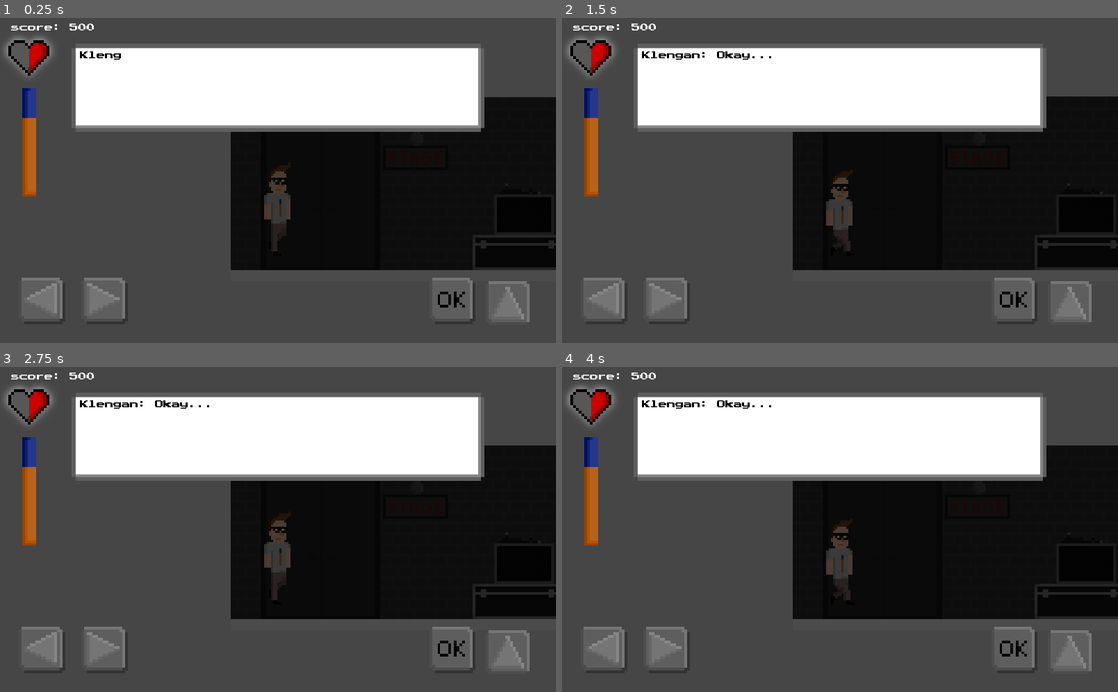
Above: before the commit, frames 1-4 (two rows, left to right).
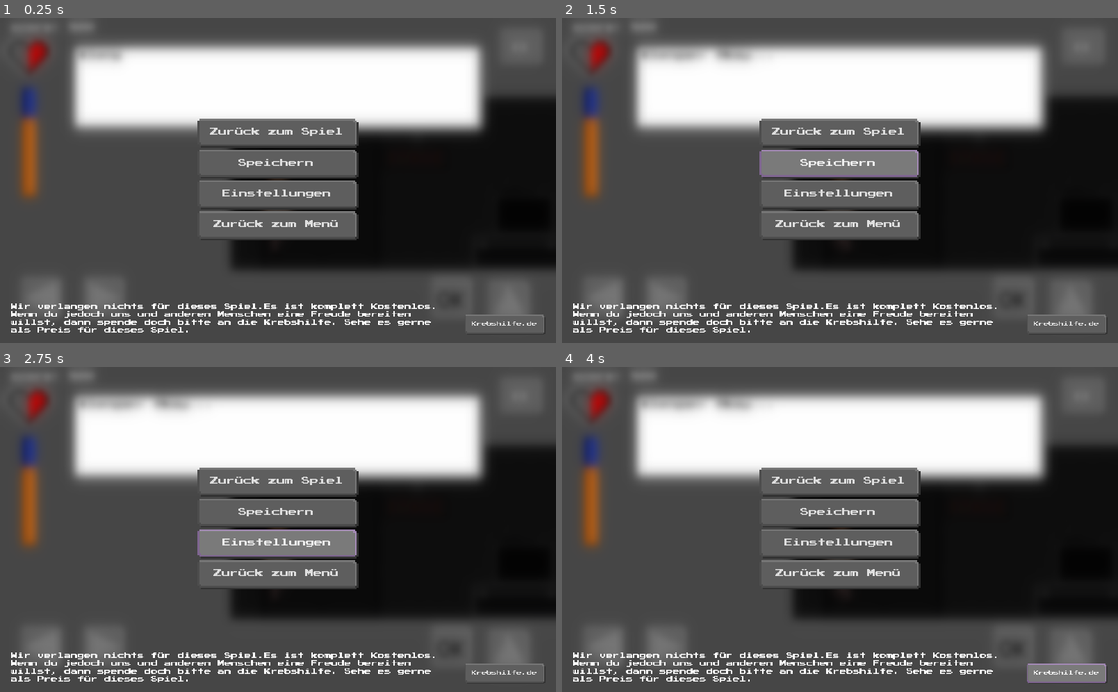
Above: after the commit, the same moments.

Repository: klenganthegame/KlenganTheGame
Game: Godot game, scene res://level/1/Level1.tscn
Same seed, same stepped clock (60 frames per second), same inputs: the game is played once before the commit and once after it.
Inputs (mouse positions are in pixels of both pictures, inside the frame that each line leads up to):
- Up to frame 1 (0.25 s): no input
- Up to frame 2 (1.5 s): click (1084, 50) at 0.5 s, where only the run after the commit has a clickable "||"; click (840, 164) at 1.25 s, where only the run after the commit has a clickable "Speichern"
- Up to frame 3 (2.75 s): click (278, 542) at 2 s, where only the run after the commit has a clickable "Einstellungen"
- Up to frame 4 (4 s): click (840, 575) at 2.75 s, where only the run after the commit has a clickable "Zurück zum Menü"; click (1067, 672) at 3.5 s, where only the run after the commit has a clickable "Krebshilfe.de"

The runs differ from the first frame. In frame 1, 19% of the frame differs, in the area x 1-100%, y 0-98%; in frame 2, 20%; in frame 3, 20%; in frame 4, 20%.

Commit message:
pausemenu and blur.shader

Diff:
--- /dev/null
+++ b/objects/player/CanvasLayer.gd
@@ -0,0 +1,14 @@
+extends CanvasLayer
+
+func _ready():
+	pass
+
+
+func _on_Pause_pressed():
+	$PauseMenu.play("in")
+	pass # Replace with function body.
+
+
+func _on_Back_pressed():
+	$PauseMenu.play("out")
+	pass # Replace with function body.
--- a/objects/player/Klengan.gd
+++ b/objects/player/Klengan.gd
@@ -28,8 +28,8 @@
 
 	spawn = transform.get_origin()
 
-	$CanvasLayer/Health.max_value = max_life
-	$CanvasLayer/Health.value = actual_life
+	$CanvasLayer/UI/Health.max_value = max_life
+	$CanvasLayer/UI/Health.value = actual_life
 
 func _process(delta):
 
@@ -37,7 +37,7 @@
 		get_tree().change_scene("res://scenes/GameOver.tscn")
 		pass
 
-	$CanvasLayer/Health.value = actual_life
+	$CanvasLayer/UI/Health.value = actual_life
 
 	can_move = !$CanvasLayer/DialogueBox.block_walk
 	if transform.origin.y > spawn.y + 1000 && !is_on_floor():
@@ -120,4 +120,4 @@
 	emit_signal("dialogue_exit")
 
 func change_score_in_ui(score : int):
-	$CanvasLayer/ScoreLabel.text = "score: " + str(score)
+	$CanvasLayer/UI/ScoreLabel.text = "score: " + str(score)
--- a/objects/player/Klengan.tscn
+++ b/objects/player/Klengan.tscn
@@ -11,24 +11,27 @@
 [ext_resource path="res://resources/sprites/klengan/walkcycle/walk_08.png" type="Texture" id=9]
 [ext_resource path="res://resources/sprites/klengan/walkcycle/walk_09.png" type="Texture" id=10]
 [ext_resource path="res://resources/sprites/klengan/walkcycle/walk_00.png" type="Texture" id=11]
-[ext_resource path="res://resources/mobilebuttons/original/JumpPressed.png" type="Texture" id=12]
-[ext_resource path="res://resources/mobilebuttons/original/EnterUnpressed.png" type="Texture" id=13]
-[ext_resource path="res://resources/mobilebuttons/original/EnterPressed.png" type="Texture" id=14]
-[ext_resource path="res://resources/mobilebuttons/original/RightUnpressed.png" type="Texture" id=15]
-[ext_resource path="res://resources/mobilebuttons/original/RightPressed.png" type="Texture" id=16]
-[ext_resource path="res://resources/mobilebuttons/original/LeftUnpressed.png" type="Texture" id=17]
-[ext_resource path="res://resources/mobilebuttons/original/LeftPressed.png" type="Texture" id=18]
-[ext_resource path="res://resources/sprites/ui/dialoguebox.png" type="Texture" id=19]
-[ext_resource path="res://addons/adbox/DialogueBox.gd" type="Script" id=20]
-[ext_resource path="res://resources/audio/text_beep.wav" type="AudioStream" id=21]
-[ext_resource path="res://resources/font/PressStart2P.ttf" type="DynamicFontData" id=22]
-[ext_resource path="res://sprites/test/heart_empty.png" type="Texture" id=23]
-[ext_resource path="res://sprites/test/heart_outline.png" type="Texture" id=24]
-[ext_resource path="res://sprites/test/heart_full.png" type="Texture" id=25]
-[ext_resource path="res://sprites/test/heart_light.png" type="Texture" id=26]
-[ext_resource path="res://sprites/test/stabilodash.png" type="Texture" id=27]
-[ext_resource path="res://sprites/test/stabilodash_full.png" type="Texture" id=28]
-[ext_resource path="res://resources/ktg_theme.tres" type="Theme" id=29]
+[ext_resource path="res://objects/player/CanvasLayer.gd" type="Script" id=12]
+[ext_resource path="res://resources/mobilebuttons/original/JumpPressed.png" type="Texture" id=13]
+[ext_resource path="res://resources/mobilebuttons/original/EnterUnpressed.png" type="Texture" id=14]
+[ext_resource path="res://resources/mobilebuttons/original/EnterPressed.png" type="Texture" id=15]
+[ext_resource path="res://resources/mobilebuttons/original/RightUnpressed.png" type="Texture" id=16]
+[ext_resource path="res://resources/mobilebuttons/original/RightPressed.png" type="Texture" id=17]
+[ext_resource path="res://resources/mobilebuttons/original/LeftUnpressed.png" type="Texture" id=18]
+[ext_resource path="res://resources/mobilebuttons/original/LeftPressed.png" type="Texture" id=19]
+[ext_resource path="res://resources/sprites/ui/dialoguebox.png" type="Texture" id=20]
+[ext_resource path="res://addons/adbox/DialogueBox.gd" type="Script" id=21]
+[ext_resource path="res://resources/audio/text_beep.wav" type="AudioStream" id=22]
+[ext_resource path="res://resources/font/PressStart2P.ttf" type="DynamicFontData" id=23]
+[ext_resource path="res://resources/ktg_theme.tres" type="Theme" id=24]
+[ext_resource path="res://sprites/test/heart_empty.png" type="Texture" id=25]
+[ext_resource path="res://sprites/test/heart_outline.png" type="Texture" id=26]
+[ext_resource path="res://sprites/test/heart_full.png" type="Texture" id=27]
+[ext_resource path="res://sprites/test/heart_light.png" type="Texture" id=28]
+[ext_resource path="res://sprites/test/stabilodash.png" type="Texture" id=29]
+[ext_resource path="res://sprites/test/stabilodash_full.png" type="Texture" id=30]
+[ext_resource path="res://resources/shader/blur.shader" type="Shader" id=31]
+[ext_resource path="res://resources/shader/white.png" type="Texture" id=32]
 
 [sub_resource type="SpriteFrames" id=1]
 animations = [ {
@@ -50,7 +53,71 @@
 extents = Vector2( 34.3377, 6.71835 )
 
 [sub_resource type="DynamicFont" id=4]
-font_data = ExtResource( 22 )
+font_data = ExtResource( 23 )
+
+[sub_resource type="Animation" id=5]
+resource_name = "in"
+length = 0.3
+tracks/0/type = "value"
+tracks/0/path = NodePath("Pause:modulate")
+tracks/0/interp = 1
+tracks/0/loop_wrap = true
+tracks/0/imported = false
+tracks/0/enabled = true
+tracks/0/keys = {
+"times": PoolRealArray( 0, 0.2 ),
+"transitions": PoolRealArray( 1, 1 ),
+"update": 0,
+"values": [ Color( 1, 1, 1, 0 ), Color( 1, 1, 1, 1 ) ]
+}
+tracks/1/type = "method"
+tracks/1/path = NodePath("Pause")
+tracks/1/interp = 1
+tracks/1/loop_wrap = true
+tracks/1/imported = false
+tracks/1/enabled = true
+tracks/1/keys = {
+"times": PoolRealArray( 0 ),
+"transitions": PoolRealArray( 1 ),
+"values": [ {
+"args": [  ],
+"method": "show"
+} ]
+}
+
+[sub_resource type="Animation" id=6]
+resource_name = "out"
+length = 0.3
+tracks/0/type = "value"
+tracks/0/path = NodePath("Pause:modulate")
+tracks/0/interp = 1
+tracks/0/loop_wrap = true
+tracks/0/imported = false
+tracks/0/enabled = true
+tracks/0/keys = {
+"times": PoolRealArray( 0, 0.2 ),
+"transitions": PoolRealArray( 1, 1 ),
+"update": 0,
+"values": [ Color( 1, 1, 1, 1 ), Color( 1, 1, 1, 0 ) ]
+}
+tracks/1/type = "method"
+tracks/1/path = NodePath("Pause")
+tracks/1/interp = 1
+tracks/1/loop_wrap = true
+tracks/1/imported = false
+tracks/1/enabled = true
+tracks/1/keys = {
+"times": PoolRealArray( 0.2 ),
+"transitions": PoolRealArray( 1 ),
+"values": [ {
+"args": [  ],
+"method": "hide"
+} ]
+}
+
+[sub_resource type="ShaderMaterial" id=7]
+shader = ExtResource( 31 )
+shader_param/amount = 2.647
 
 [node name="Klengan" type="KinematicBody2D"]
 script = ExtResource( 1 )
@@ -60,7 +127,7 @@
 scale = Vector2( 4, 4 )
 frames = SubResource( 1 )
 animation = "walk"
-frame = 2
+frame = 3
 playing = true
 
 [node name="Camera2D" type="Camera2D" parent="."]
@@ -80,33 +147,34 @@
 shape = SubResource( 3 )
 
 [node name="CanvasLayer" type="CanvasLayer" parent="."]
+script = ExtResource( 12 )
 
 [node name="Up" type="TouchScreenButton" parent="CanvasLayer"]
 position = Vector2( 890, 481.042 )
 scale = Vector2( 5, 5 )
-normal = ExtResource( 12 )
-pressed = ExtResource( 12 )
+normal = ExtResource( 13 )
+pressed = ExtResource( 13 )
 action = "jump"
 
 [node name="Okay" type="TouchScreenButton" parent="CanvasLayer"]
 position = Vector2( 790.815, 480 )
 scale = Vector2( 5, 5 )
-normal = ExtResource( 13 )
-pressed = ExtResource( 14 )
+normal = ExtResource( 14 )
+pressed = ExtResource( 15 )
 action = "accept"
 
 [node name="Right" type="TouchScreenButton" parent="CanvasLayer"]
 position = Vector2( 150, 480 )
 scale = Vector2( 5, 5 )
-normal = ExtResource( 15 )
-pressed = ExtResource( 16 )
+normal = ExtResource( 16 )
+pressed = ExtResource( 17 )
 action = "walk_right"
 
 [node name="Left" type="TouchScreenButton" parent="CanvasLayer"]
 position = Vector2( 35, 480 )
 scale = Vector2( 5, 5 )
-normal = ExtResource( 17 )
-pressed = ExtResource( 18 )
+normal = ExtResource( 18 )
+pressed = ExtResource( 19 )
 action = "walk_left"
 
 [node name="DialogueBox" type="NinePatchRect" parent="CanvasLayer"]
@@ -115,55 +183,151 @@
 margin_top = 47.0
 margin_right = 891.58
 margin_bottom = 210.0
-texture = ExtResource( 19 )
+texture = ExtResource( 20 )
 region_rect = Rect2( -2.28871, -3.69064, 28.5712, 30.4968 )
 patch_margin_left = 8
 patch_margin_top = 10
 patch_margin_right = 12
 patch_margin_bottom = 13
-script = ExtResource( 20 )
-message_sound = ExtResource( 21 )
+script = ExtResource( 21 )
+message_sound = ExtResource( 22 )
 font = SubResource( 4 )
 action_name = "accept"
 wait_time = 0.05
 
-[node name="Health" type="TextureProgress" parent="CanvasLayer"]
+[node name="UI" type="Control" parent="CanvasLayer"]
+anchor_right = 1.0
+anchor_bottom = 1.0
+theme = ExtResource( 24 )
+
+[node name="ScoreLabel" type="Label" parent="CanvasLayer/UI"]
+margin_left = 20.0
+margin_top = 10.0
+margin_right = 212.0
+margin_bottom = 26.0
+theme = ExtResource( 24 )
+text = "score: 00000"
+
+[node name="Pause" type="Button" parent="CanvasLayer/UI"]
+anchor_left = 1.0
+anchor_right = 1.0
+margin_left = -107.0
+margin_top = 20.0
+margin_right = -20.0
+margin_bottom = 95.0
+focus_mode = 0
+enabled_focus_mode = 0
+text = "||"
+
+[node name="Health" type="TextureProgress" parent="CanvasLayer/UI"]
+editor/display_folded = true
 margin_left = 16.0
 margin_top = 41.0
 margin_right = 31.0
 margin_bottom = 54.0
 rect_scale = Vector2( 5, 5 )
 value = 30.0
-texture_under = ExtResource( 23 )
-texture_over = ExtResource( 24 )
-texture_progress = ExtResource( 25 )
+texture_under = ExtResource( 25 )
+texture_over = ExtResource( 26 )
+texture_progress = ExtResource( 27 )
 fill_mode = 4
 
-[node name="heart_light" type="Sprite" parent="CanvasLayer/Health"]
+[node name="heart_light" type="Sprite" parent="CanvasLayer/UI/Health"]
 show_behind_parent = true
 position = Vector2( 7.28657, 6.32776 )
 scale = Vector2( 0.145363, 0.139511 )
-texture = ExtResource( 26 )
-
-[node name="StabiloDash" type="TextureProgress" parent="CanvasLayer"]
+texture = ExtResource( 28 )
+
+[node name="StabiloDash" type="TextureProgress" parent="CanvasLayer/UI"]
 anchor_bottom = 1.0
 margin_left = 41.0
 margin_top = 130.0
 margin_right = 46.0
-margin_bottom = -430.0
+margin_bottom = 130.0
 rect_scale = Vector2( 5, 5 )
 value = 100.0
-texture_under = ExtResource( 27 )
-texture_progress = ExtResource( 28 )
+texture_under = ExtResource( 29 )
+texture_progress = ExtResource( 30 )
 fill_mode = 3
 
-[node name="ScoreLabel" type="Label" parent="CanvasLayer"]
+[node name="PauseMenu" type="AnimationPlayer" parent="CanvasLayer"]
+anims/in = SubResource( 5 )
+anims/out = SubResource( 6 )
+
+[node name="Pause" type="Control" parent="CanvasLayer"]
+anchor_right = 1.0
+anchor_bottom = 1.0
+theme = ExtResource( 24 )
+
+[node name="Blur" type="TextureRect" parent="CanvasLayer/Pause"]
+material = SubResource( 7 )
+anchor_right = 1.0
+anchor_bottom = 1.0
+size_flags_horizontal = 2
+size_flags_vertical = 2
+texture = ExtResource( 32 )
+expand = true
+
+[node name="VBoxContainer" type="VBoxContainer" parent="CanvasLayer/Pause"]
+anchor_left = 0.5
+anchor_top = 0.5
+anchor_right = 0.5
+anchor_bottom = 0.5
+margin_left = -148.0
+margin_top = -114.0
+margin_right = 148.0
+margin_bottom = 114.0
+
+[node name="Back" type="Button" parent="CanvasLayer/Pause/VBoxContainer"]
+margin_right = 296.0
+margin_bottom = 54.0
+focus_neighbour_top = NodePath("../BackToMenu")
+text = "Zurück zum Spiel"
+
+[node name="Save" type="Button" parent="CanvasLayer/Pause/VBoxContainer"]
+margin_top = 58.0
+margin_right = 296.0
+margin_bottom = 112.0
+text = "Speichern"
+
+[node name="Settings" type="Button" parent="CanvasLayer/Pause/VBoxContainer"]
+margin_top = 116.0
+margin_right = 296.0
+margin_bottom = 170.0
+text = "Einstellungen"
+
+[node name="BackToMenu" type="Button" parent="CanvasLayer/Pause/VBoxContainer"]
+margin_top = 174.0
+margin_right = 296.0
+margin_bottom = 228.0
+focus_neighbour_bottom = NodePath("../Back")
+text = "Zurück zum Menü"
+
+[node name="Krebshilfe" type="Button" parent="CanvasLayer/Pause"]
+anchor_left = 1.0
+anchor_top = 1.0
+anchor_right = 1.0
+anchor_bottom = 1.0
+margin_left = -168.0
+margin_top = -52.0
+margin_right = 80.0
+margin_bottom = 10.0
+rect_scale = Vector2( 0.6, 0.6 )
+text = "Krebshilfe.de"
+
+[node name="Label" type="Label" parent="CanvasLayer/Pause"]
+anchor_top = 1.0
+anchor_bottom = 1.0
 margin_left = 20.0
-margin_top = 10.0
-margin_right = 212.0
-margin_bottom = 26.0
-theme = ExtResource( 29 )
-text = "score: 00000"
+margin_top = -73.0
+margin_right = 1044.0
+rect_scale = Vector2( 0.8, 0.8 )
+text = "Wir verlangen nichts für dieses Spiel.Es ist komplett Kostenlos.
+Wenn du jedoch uns und anderen Menschen eine Freude bereiten
+willst, dann spende doch bitte an die Krebshilfe. Sehe es gerne
+als Preis für dieses Spiel."
 [connection signal="area_entered" from="Area2D" to="." method="_on_Area2D_area_entered"]
 [connection signal="area_exited" from="Area2D" to="." method="_on_Area2D_area_exited"]
 [connection signal="dialogue_exit" from="CanvasLayer/DialogueBox" to="." method="_on_DialogueBox_dialogue_exit"]
+[connection signal="pressed" from="CanvasLayer/UI/Pause" to="CanvasLayer" method="_on_Pause_pressed"]
+[connection signal="pressed" from="CanvasLayer/Pause/VBoxContainer/Back" to="CanvasLayer" method="_on_Back_pressed"]
--- a/resources/ktg_theme.tres
+++ b/resources/ktg_theme.tres
@@ -1,12 +1,13 @@
-[gd_resource type="Theme" load_steps=11 format=2]
+[gd_resource type="Theme" load_steps=13 format=2]
 
 [ext_resource path="res://resources/sprites/ui/theme/button_for_menu_disabled.png" type="Texture" id=1]
-[ext_resource path="res://resources/sprites/ui/theme/button_for_menu_hover.png" type="Texture" id=2]
-[ext_resource path="res://resources/sprites/ui/theme/button_for_menu.png" type="Texture" id=3]
-[ext_resource path="res://resources/sprites/ui/theme/button_for_menu_pressed.png" type="Texture" id=4]
-[ext_resource path="res://resources/font/PressStart2P.ttf" type="DynamicFontData" id=5]
+[ext_resource path="res://resources/sprites/ui/theme/button_for_menu_selected.png" type="Texture" id=2]
+[ext_resource path="res://resources/sprites/ui/theme/button_for_menu_hover.png" type="Texture" id=3]
+[ext_resource path="res://resources/sprites/ui/theme/button_for_menu.png" type="Texture" id=4]
+[ext_resource path="res://resources/sprites/ui/theme/button_for_menu_pressed.png" type="Texture" id=5]
+[ext_resource path="res://resources/font/PressStart2P.ttf" type="DynamicFontData" id=6]
 
-[sub_resource type="StyleBoxTexture" id=9]
+[sub_resource type="StyleBoxTexture" id=1]
 texture = ExtResource( 1 )
 region_rect = Rect2( 0, 0, 102, 102 )
 margin_left = 17.0
@@ -14,7 +15,7 @@
 margin_top = 17.0
 margin_bottom = 21.0
 
-[sub_resource type="StyleBoxTexture" id=8]
+[sub_resource type="StyleBoxTexture" id=2]
 texture = ExtResource( 2 )
 region_rect = Rect2( 0, 0, 102, 102 )
 margin_left = 17.0
@@ -22,7 +23,7 @@
 margin_top = 17.0
 margin_bottom = 21.0
 
-[sub_resource type="StyleBoxTexture" id=7]
+[sub_resource type="StyleBoxTexture" id=3]
 texture = ExtResource( 3 )
 region_rect = Rect2( 0, 0, 102, 102 )
 margin_left = 17.0
@@ -30,27 +31,35 @@
 margin_top = 17.0
 margin_bottom = 21.0
 
-[sub_resource type="StyleBoxTexture" id=10]
+[sub_resource type="StyleBoxTexture" id=4]
 texture = ExtResource( 4 )
+region_rect = Rect2( 0, 0, 102, 102 )
+margin_left = 17.0
+margin_right = 23.0
+margin_top = 17.0
+margin_bottom = 21.0
+
+[sub_resource type="StyleBoxTexture" id=5]
+texture = ExtResource( 5 )
 region_rect = Rect2( 0, -1, 104, 106 )
 margin_left = 20.6611
 margin_right = 16.9917
 margin_top = 30.4756
 margin_bottom = 23.7336
 
-[sub_resource type="DynamicFont" id=1]
-font_data = ExtResource( 5 )
+[sub_resource type="DynamicFont" id=6]
+font_data = ExtResource( 6 )
 
 [resource]
-default_font = SubResource( 1 )
+default_font = SubResource( 6 )
 Button/colors/font_color = Color( 0.878431, 0.878431, 0.878431, 1 )
 Button/colors/font_color_disabled = Color( 0.9, 0.9, 0.9, 0.2 )
 Button/colors/font_color_hover = Color( 0.941176, 0.941176, 0.941176, 1 )
 Button/colors/font_color_pressed = Color( 1, 1, 1, 1 )
 Button/constants/hseparation = -2
 Button/fonts/font = null
-Button/styles/disabled = SubResource( 9 )
-Button/styles/focus = null
-Button/styles/hover = SubResource( 8 )
-Button/styles/normal = SubResource( 7 )
-Button/styles/pressed = SubResource( 10 )
+Button/styles/disabled = SubResource( 1 )
+Button/styles/focus = SubResource( 2 )
+Button/styles/hover = SubResource( 3 )
+Button/styles/normal = SubResource( 4 )
+Button/styles/pressed = SubResource( 5 )
--- /dev/null
+++ b/resources/shader/blur.shader
@@ -0,0 +1,8 @@
+shader_type canvas_item;
+
+uniform float amount : hint_range(0.0, 5.0);
+
+void fragment() {
+	// texture(textureLod(SCREEN_TEXTURE, SCREEN_UV, amount), SCREEN_UV);
+	COLOR.rgb = textureLod(SCREEN_TEXTURE, SCREEN_UV, amount).rgb;
+}
Not shown: 1 places in objects/player/Klengan.tscn that only renumber resources
Binary file added: resources/shader/white.png
Not shown, added: resources/shader/white.png.import
Binary file changed: resources/sprites/ui/theme/button_for_menu_selected.png
